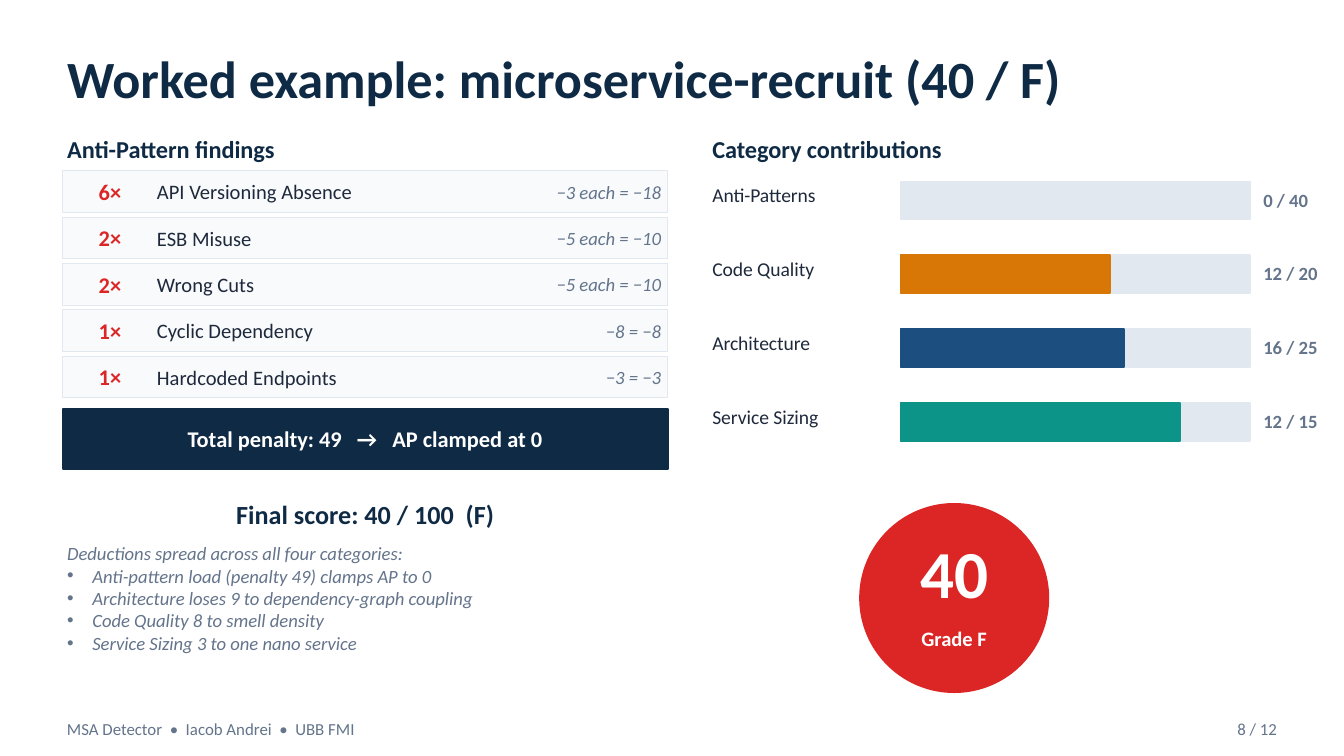
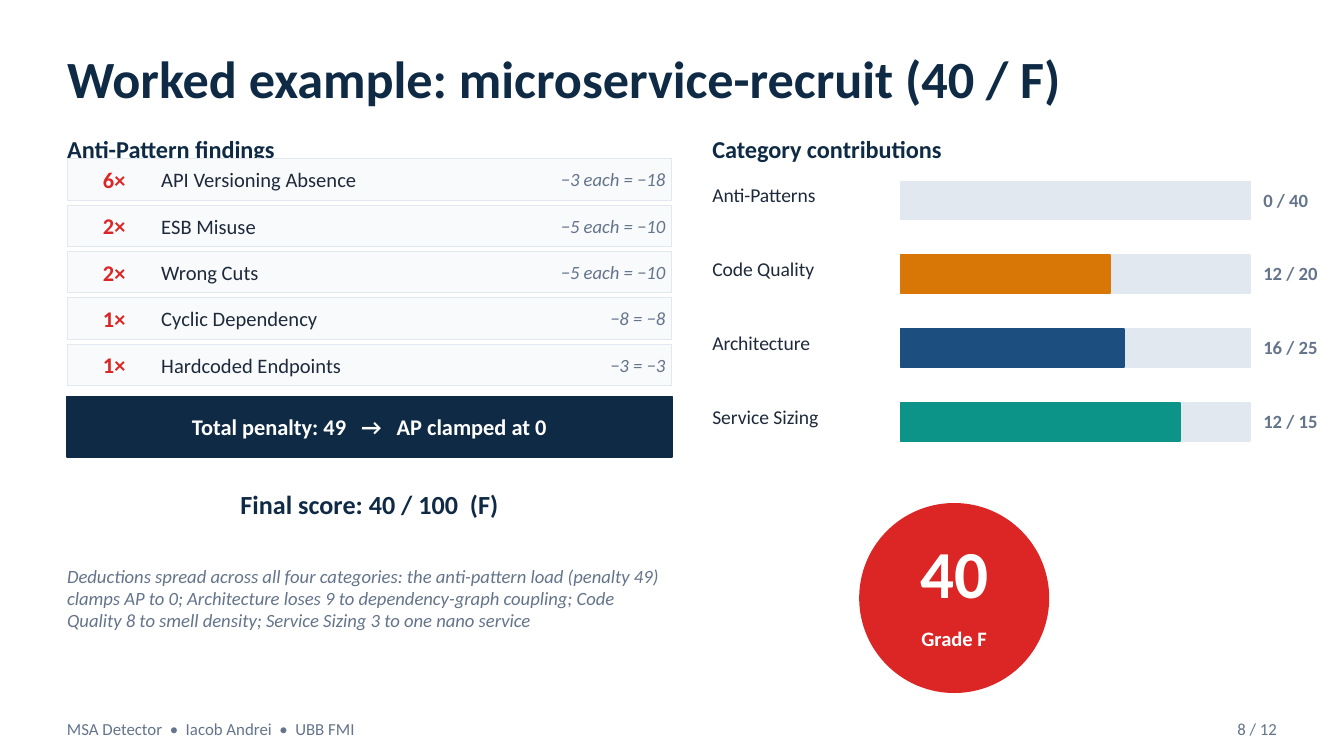
Before and after one commit to andrei45635/dissertation_backend, a slide deck: slide 8 of thesis/presentation/MSA_Detector_Defense.pptx. Drawn at 1344x756 pixels with LibreOffice and Linux fonts; fonts in the diff are those of the drawing. Boxes give left, top, right and bottom in pixels: in the first picture for what was removed or moved away, otherwise in the second. Text is boxed around its words. In the diff, an @@ line names an element or a change of style, - is before the commit and + after.

```diff
--- a/thesis/presentation/MSA_Detector_Defense.pptx
+++ b/thesis/presentation/MSA_Detector_Defense.pptx
@@ 4 texts, 2 rectangles: place and size @@
-4 texts, 2 rectangles at [63, 310, 668, 469]
+4 texts, 2 rectangles at [67, 297, 672, 457]
@@ 13 texts, 4 rectangles: place and size @@
-13 texts, 4 rectangles at [63, 171, 668, 528]
+13 texts, 4 rectangles at [67, 159, 672, 518]
@@ text at [67, 569, 659, 630]: text changed @@
-Deductions spread across all four categories:
-• Anti-pattern load (penalty 49) clamps AP to 0
-• Architecture loses 9 to dependency-graph coupling
-• Code Quality 8 to smell density
-• Service Sizing 3 to one nano service
+Deductions spread across all four categories: the anti-pattern load (penalty 49) clamps AP to 0; Architecture loses 9 to dependency-graph coupling; Code Quality 8 to smell density; Service Sizing 3 to one nano service
```
Also in this commit, not shown: 5 other slides changed, 3 other files.
